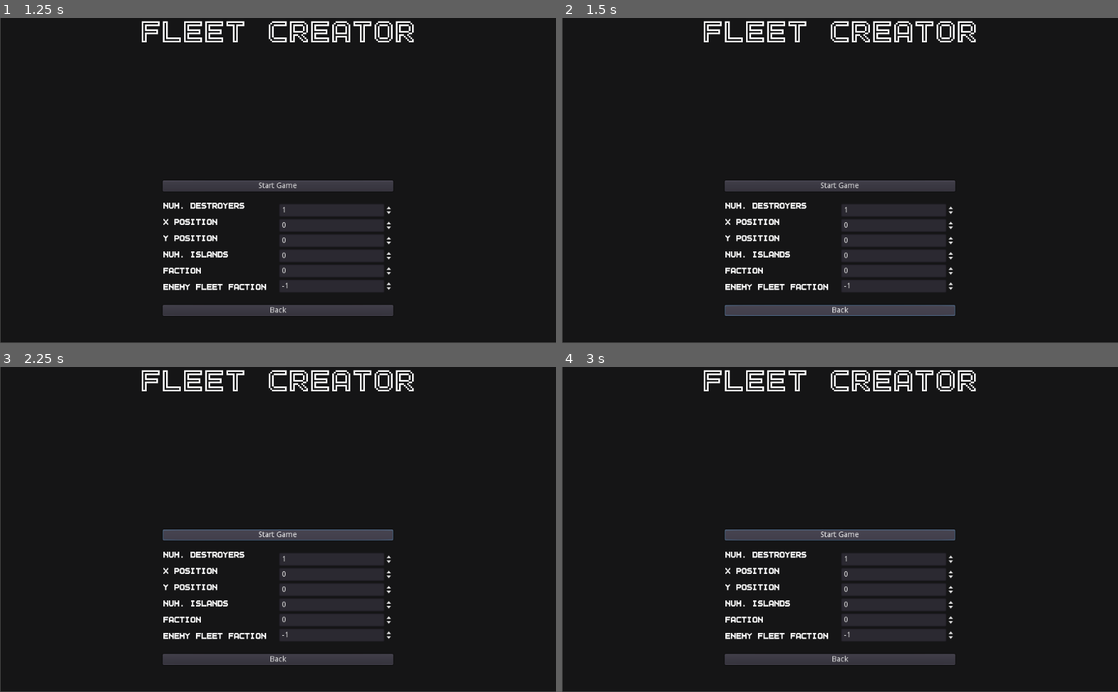
Above: before the commit, frames 1-4 (two rows, left to right).
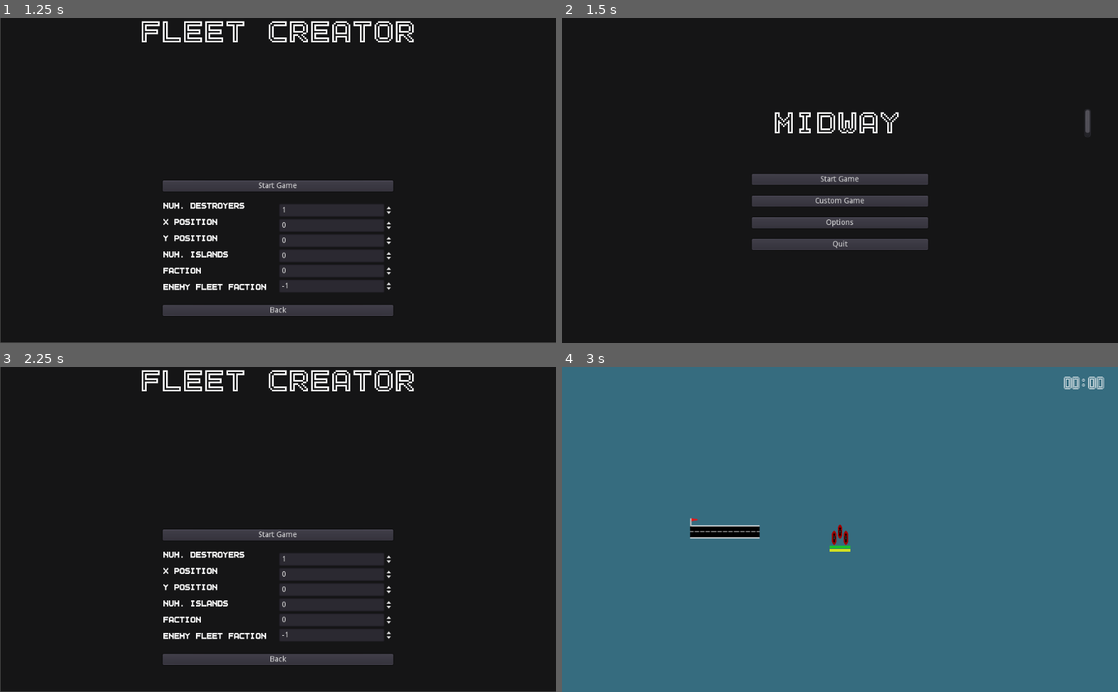
Above: after the commit, the same moments.

Repository: peter-shaw-benson/naval-game
Game: Godot game, scene res://gui/MainMenu.tscn
The game is run twice, just before and just after one commit, with the same random seed, the same clock (stepped at 60 frames per second) and the same inputs.
Inputs:
- Up to frame 1 (1.25 s): click "Start Game" at 0.5 s
- Up to frame 2 (1.5 s): click "Back" at 1.25 s
- Up to frame 3 (2.25 s): click "Start Game" at 2 s
- Up to frame 4 (3 s): click "Start Game" at 2.75 s

Frame 1 is identical in both runs. In frame 2, 12% of the frame differs, in the area x 0-100%, y 0-100%; in frame 3, 0.2%; in frame 4, 100%.
Error before the commit: Parse Error: The identifier "weapons_list" isn't declared in the current scope. (res://Entities/Entity.gd:48)

Commit message:
entity class working as expecting, swapping to Combat Unit Wrapper (PB)

Diff:
--- a/Entities/Entity.gd
+++ b/Entities/Entity.gd
@@ -5,6 +5,14 @@
 var turn_weight: float
 var entity_class: String
 # Combat Variables
+var hide_range: int
+var visibility_range: int
+var crew: float
+var hit_points: float
+var armor: float
+
+var weapons_list: Array
+var aircraft_list = []
 
 var roller = RandomNumberGenerator.new()
 
@@ -59,6 +67,49 @@
 func get_weapons():
 	return self.weapons_list
 
+
+# Combat function
+func damage(weapon: Weapon, t_crossed, distance):
+	var accuracy_roll = roller.randf()
+
+	var range_factor_accuracy = distance * GameState.get_rangeFactor()
+	var range_factor_damage = GameState.get_rangeFactor() + 1
+
+	var hit = accuracy_roll < (weapon.base_accuracy + range_factor_accuracy)
+
+	if hit:
+		#print("hit scored!")
+		var damage_result = 0
+		# No matter what, a weapon will somewhat damage the armor of a ship
+		armor -= weapon.armor_damage
+
+		var armor_diff = weapon.piercing - armor
+
+		# Armor Piercing calculation
+		if armor_diff >= weapon.damage:
+			damage_result = weapon.damage
+		elif armor_diff < weapon.damage:
+			damage_result = armor_diff
+		elif armor_diff >= 0:
+			damage_result = 0
+
+		# on a "20", double damage!
+		if accuracy_roll <= (0.05 * weapon.base_accuracy):
+			if damage_result > 0:
+				damage_result *= 2
+
+				# also should damage crew here
+			else:
+				damage_result = weapon.damage / 4
+
+		damage_result *= range_factor_damage
+
+		if t_crossed:
+			if damage_result > 0:
+				damage_result *= 2
+
+		hit_points -= damage_result
+
 func _to_string():
 	print("Speed: \t", self.speed)
 	print("Turn Weight: \t", self.turn_weight)
--- a/Entities/Planes/Plane.gd
+++ b/Entities/Planes/Plane.gd
@@ -1,5 +1,5 @@
 class_name CombatPlane
-extends "../CombatUnit.gd"
+extends "../Entity.gd"
 
 var agility = 0.5
 
--- a/Entities/Ships/Ship.gd
+++ b/Entities/Ships/Ship.gd
@@ -1,5 +1,5 @@
 class_name Ship
-extends "../CombatUnit.gd"
+extends "../Entity.gd"
 
 # Navigation Variables
 var ship_name: String
--- a/gui/MainMenu.tscn
+++ b/gui/MainMenu.tscn
@@ -107,7 +107,6 @@
 margin_bottom = 140.0
 size_flags_vertical = 0
 text = "Quit"
-
 [connection signal="pressed" from="VBoxContainer/MarginContainer3/options/StartButton2" to="." method="_on_StartButton_pressed"]
 [connection signal="pressed" from="VBoxContainer/MarginContainer3/options/Custom Game" to="." method="_on_Custom_Game_pressed"]
 [connection signal="pressed" from="VBoxContainer/MarginContainer3/options/QuitButton" to="." method="_on_QuitButton_pressed"]
